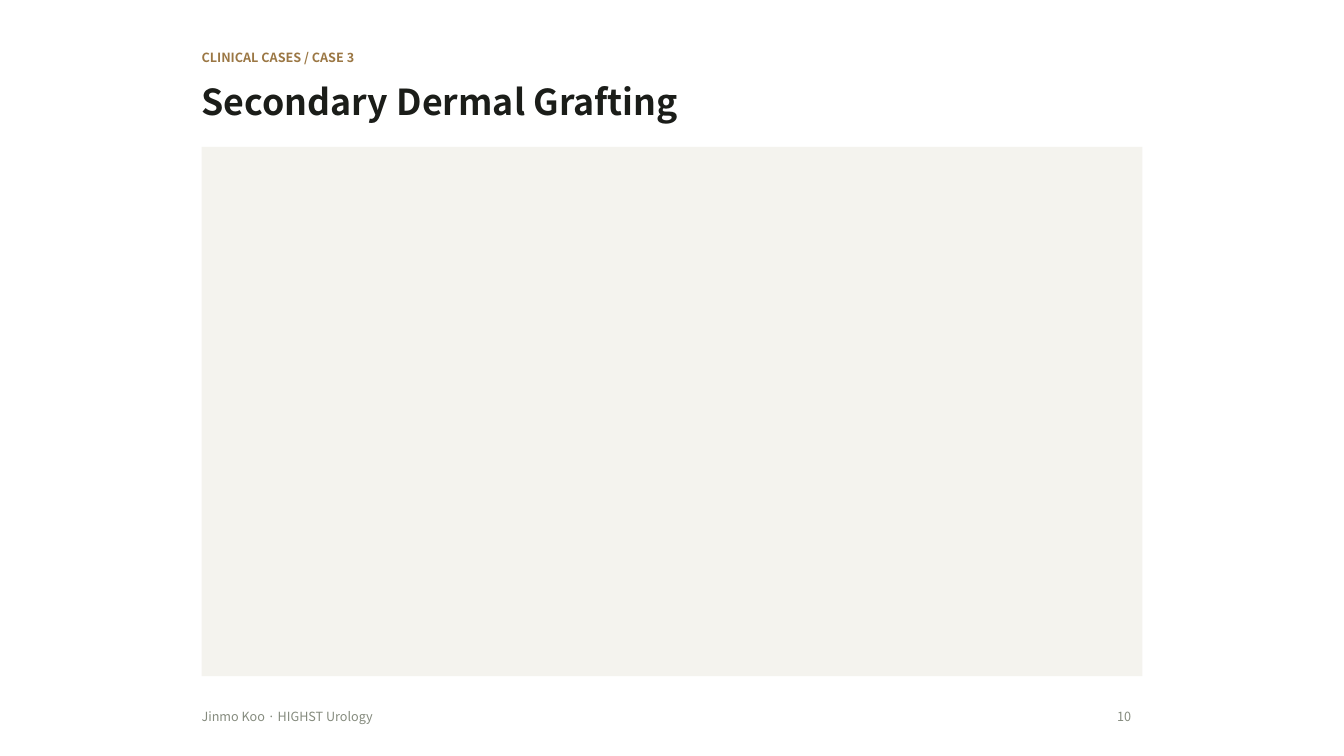
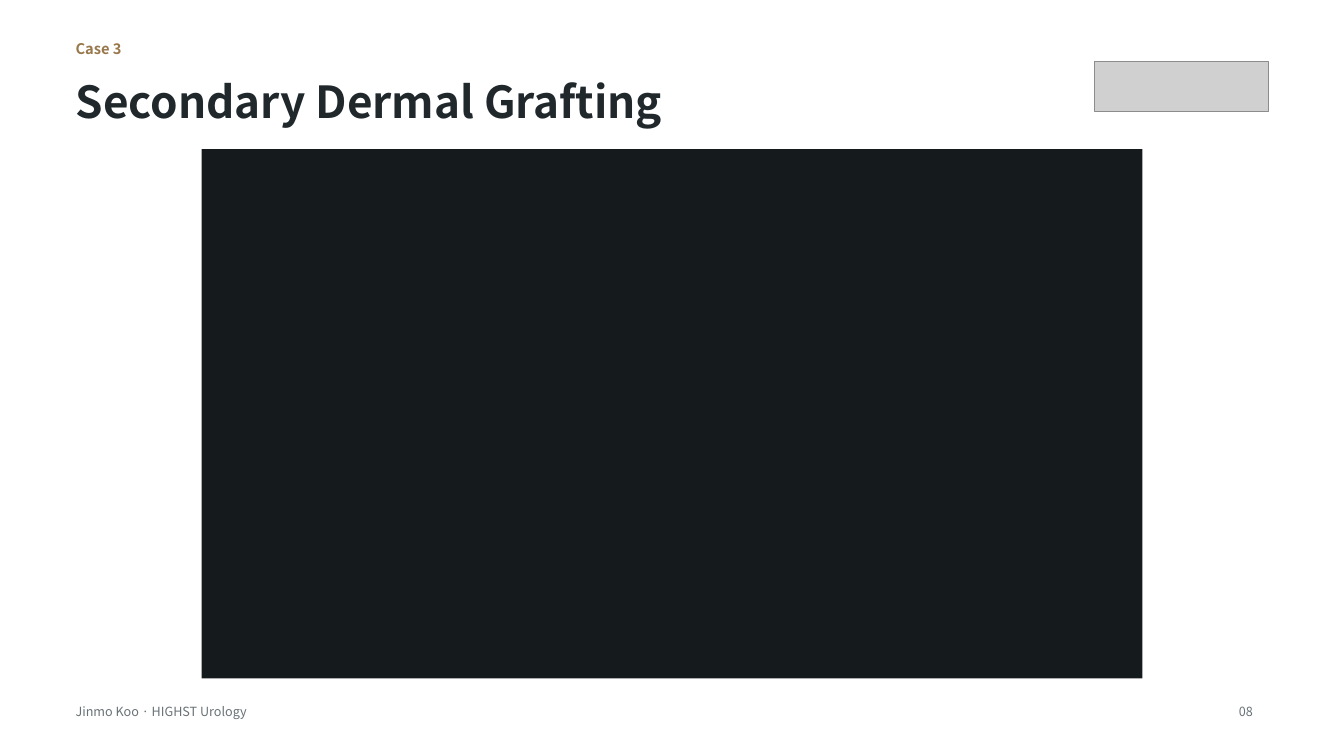
Before and after one commit to notoow/vietnam-urology-webinar, a slide deck: slide 8 of downloads/highst-perioperative-webinar.pptx (slide 10 before the commit). Drawn at 1344x756 pixels with LibreOffice and Linux fonts; fonts in the diff are those of the drawing; grey boxes stand for pictures. Boxes give left, top, right and bottom in pixels: in the first picture for what was removed or moved away, otherwise in the second. Text is boxed around its words. In the diff, an @@ line names an element or a change of style, - is before the commit and + after.

Commit message:
Apply approved conference design to the main webinar deck

```diff
--- a/downloads/highst-perioperative-webinar.pptx
+++ b/downloads/highst-perioperative-webinar.pptx
@@ text at (76,43,122,54): text changed; size 9 to 10.5 pt; text colour #9B7744 to #98774B @@
-CLINICAL CASES / CASE 3
+Case 3
@@ text "Secondary Dermal Grafting": place and size @@
-text "Secondary Dermal Grafting" at (202,86,678,124)
+text "Secondary Dermal Grafting" at (76,82,662,129)
@@ text "Secondary Dermal Grafting" at (76,82,662,129): size 25.5 to 31.5 pt, text colour #1B1D19 to #20282C @@
@@ picture added at (1095,62,1269,111) @@
@@ rectangle at (202,149,1142,679): fill #F4F3EE to #151A1D @@
@@ text "Jinmo Koo · HIGHST Urology": place and size @@
-text "Jinmo Koo · HIGHST Urology" at (202,711,373,724)
+text "Jinmo Koo · HIGHST Urology" at (76,706,247,719)
@@ text "Jinmo Koo · HIGHST Urology" at (76,706,247,719): text colour #858B7E to #697276 @@
@@ text removed at (1117,711,1131,721) @@
-10
@@ text added at (1239,706,1253,716), 9 pt, text #697276 @@
+08
```
Also in this commit, not shown: 12 other slides changed, 2 slides removed, 11 other files.
